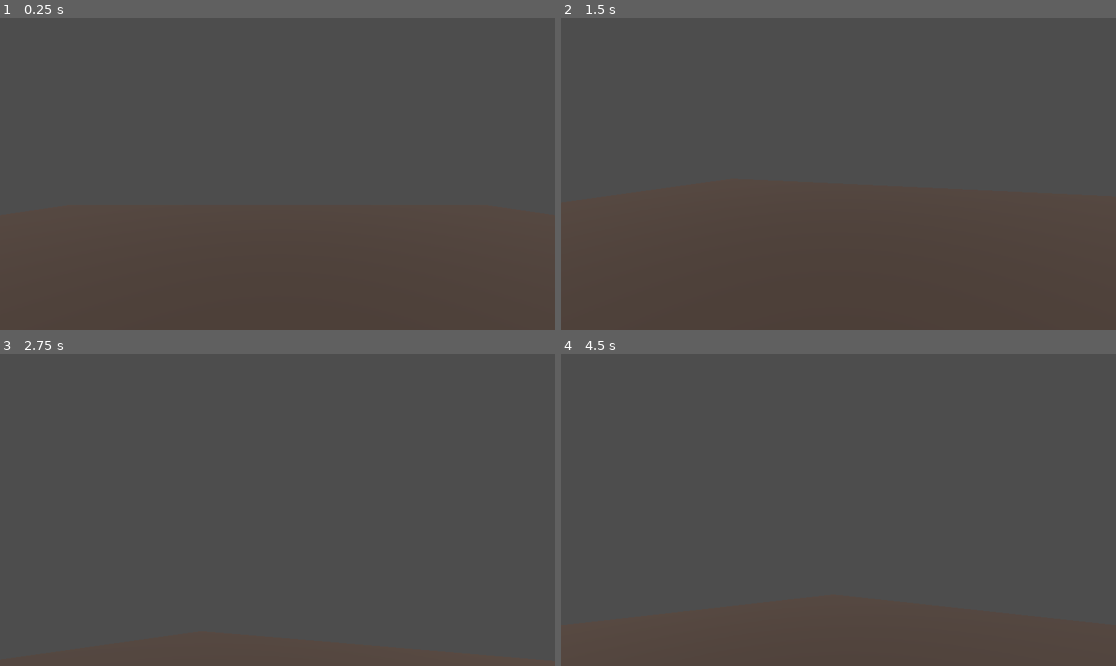
Above: before the commit, frames 1-4 (two rows, left to right).
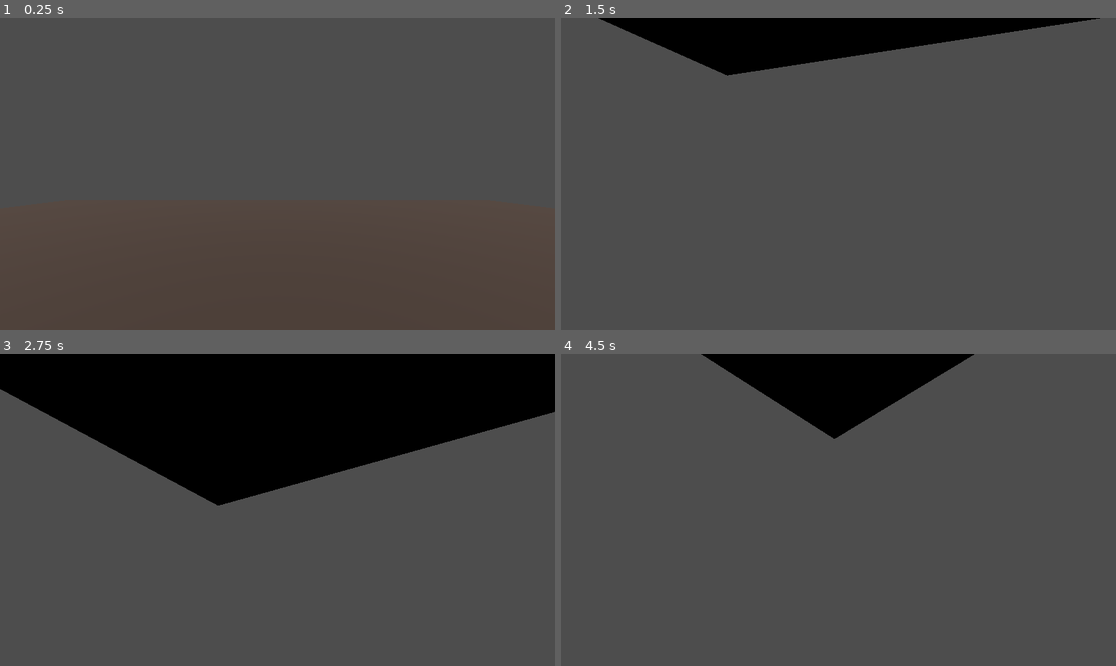
Above: after the commit, the same moments.

Repository: Nawreua/pizza-doggy-jam-4
Game: Godot game, scene res://tests/test.tscn
Two runs of this game, one before a commit and one after it. Both use one fixed random seed, a clock stepped at 60 frames per second and the inputs below. The project has no main scene, so this scene is started directly.
Inputs (mouse positions are in pixels of both pictures, inside the frame that each line leads up to):
- Up to frame 1 (0.25 s): no input
- Up to frame 2 (1.5 s): tap Enter at 0.5 s; move the mouse to (960, 158) at 0.52 s; hold D (turn_right) 0.53-1.28 s; move the mouse to (727, 189) at 1.27 s; hold S (move_backward) from 1.28 s (still down)
- Up to frame 3 (2.75 s): move the mouse to (333, 441) at 2.02 s; release S (move_backward) at 2.03 s; hold D (turn_right) from 2.03 s (still down)
- Up to frame 4 (4.5 s): move the mouse to (810, 572) at 2.77 s; release D (turn_right) at 2.78 s; hold W (move_forward) 2.78-3.53 s; tap Space at 3.5 s; move the mouse to (1005, 556) at 3.52 s; hold A (turn_left) from 3.53 s (still down); tap Enter at 4.25 s; move the mouse to (672, 463) at 4.27 s

The runs differ from the first frame. In frame 2, 8.4% of the frame differs, in the area x 6-98%, y 0-19%; in frame 3, 32%, in the area x 0-100%, y 0-49%; in frame 4, 6.7%.

Commit message:
player: add gravity

Diff:
--- a/scenes/player/player.gd
+++ b/scenes/player/player.gd
@@ -3,6 +3,8 @@
 @export var speed: float = 5
 @export var slowdown: float = 3
 @export var rotation_speed: float = 0.5
+
+var falling_speed: float = 9.1
 
 @export var horizontal_sens: float = 0.003
 @export var vertical_sens: float = 0.003
@@ -25,12 +27,16 @@
 func _physics_process(delta: float) -> void:
 	var input = Input.get_vector(&"turn_right", &"turn_left", &"move_backward", &"move_forward")
 
+	# Tank control
 	rotation.y += input.x * rotation_speed * delta
-
 	if input.y != 0:
 		var angle = Vector3.FORWARD.rotated(Vector3.UP, rotation.y)
 		velocity += sign(input.y) * angle * speed * delta
 		velocity.y = 0
+
+	# Gravity
+	if not is_on_floor():
+		velocity.y = velocity.y - (falling_speed * delta)
 
 	move_and_slide()
 
